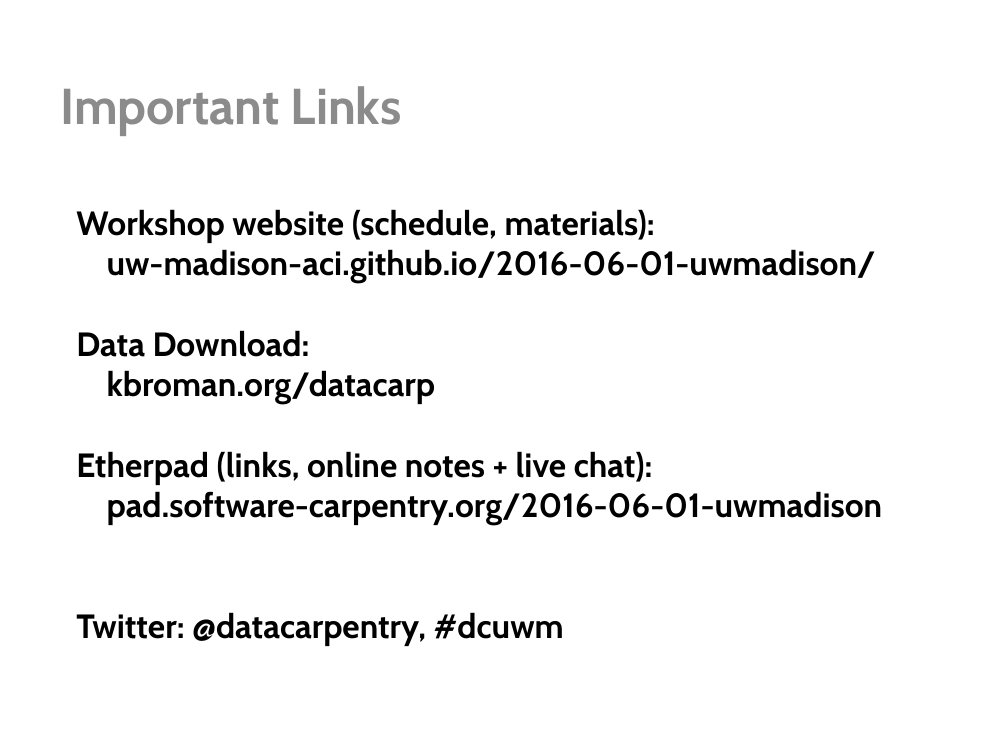
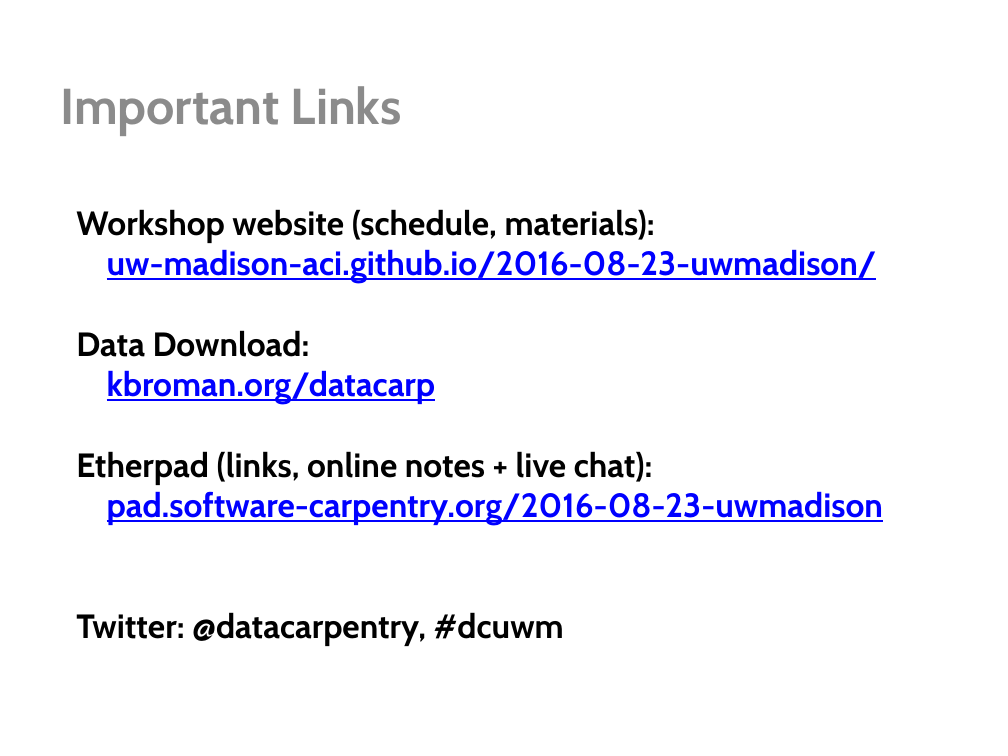
Before and after one commit to UW-Madison-ACI/2016-08-23-uwmadison, a slide deck: slide 10 of assets/DC_intro.pptx. Drawn at 1008x756 pixels with LibreOffice and Linux fonts; fonts in the diff are those of the drawing. Boxes give left, top, right and bottom in pixels: in the first picture for what was removed or moved away, otherwise in the second. Text is boxed around its words. In the diff, an @@ line names an element or a change of style, - is before the commit and + after.

```diff
--- a/assets/DC_intro.pptx
+++ b/assets/DC_intro.pptx
@@ title at bbox=[76, 209, 883, 646]: text changed @@
-Workshop website (schedule, materials):
-uw-madison-aci.github.io/2016-06-01-uwmadison/
-Data Download:
-kbroman.org/datacarp
-Etherpad (links, online notes + live chat):
-pad.software-carpentry.org/2016-06-01-uwmadison
-Twitter: @datacarpentry, #dcuwm
+Workshop website (schedule, materials):
+uw-madison-aci.github.io/2016-08-23-uwmadison/
+Data Download:
+kbroman.org/datacarp
+Etherpad (links, online notes + live chat):
+pad.software-carpentry.org/2016-08-23-uwmadison
+Twitter: @datacarpentry, #dcuwm
```
Also in this commit, not shown: 3 other slides changed, 1 other file.
